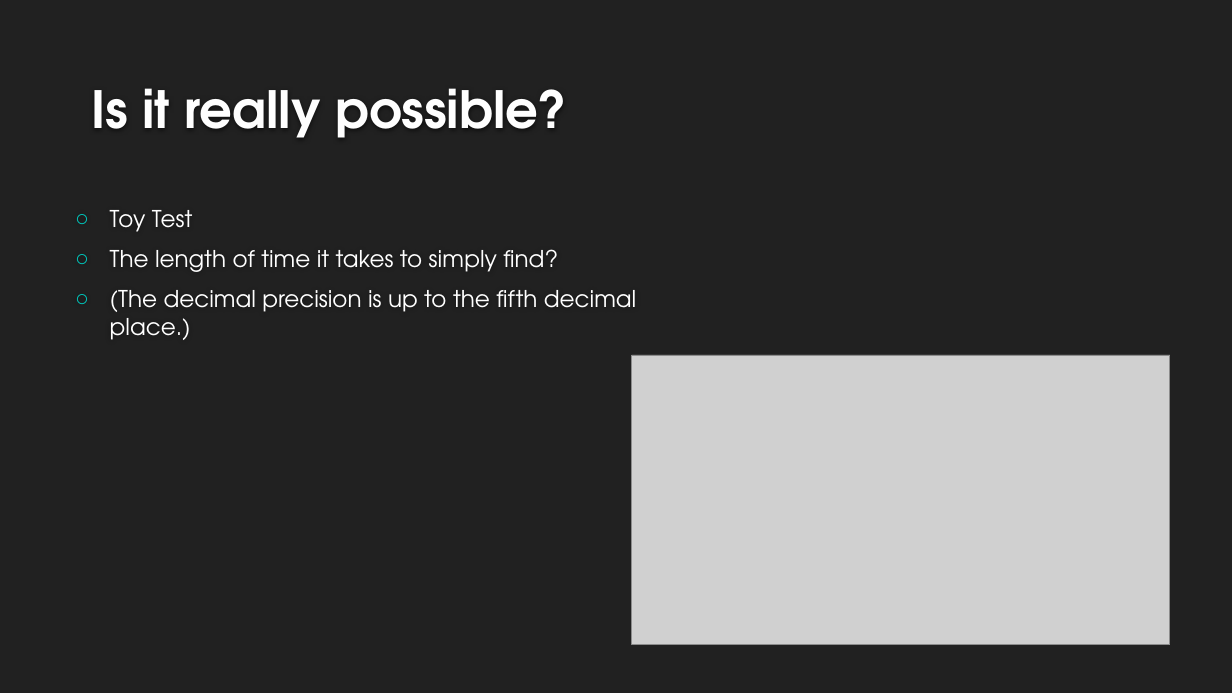
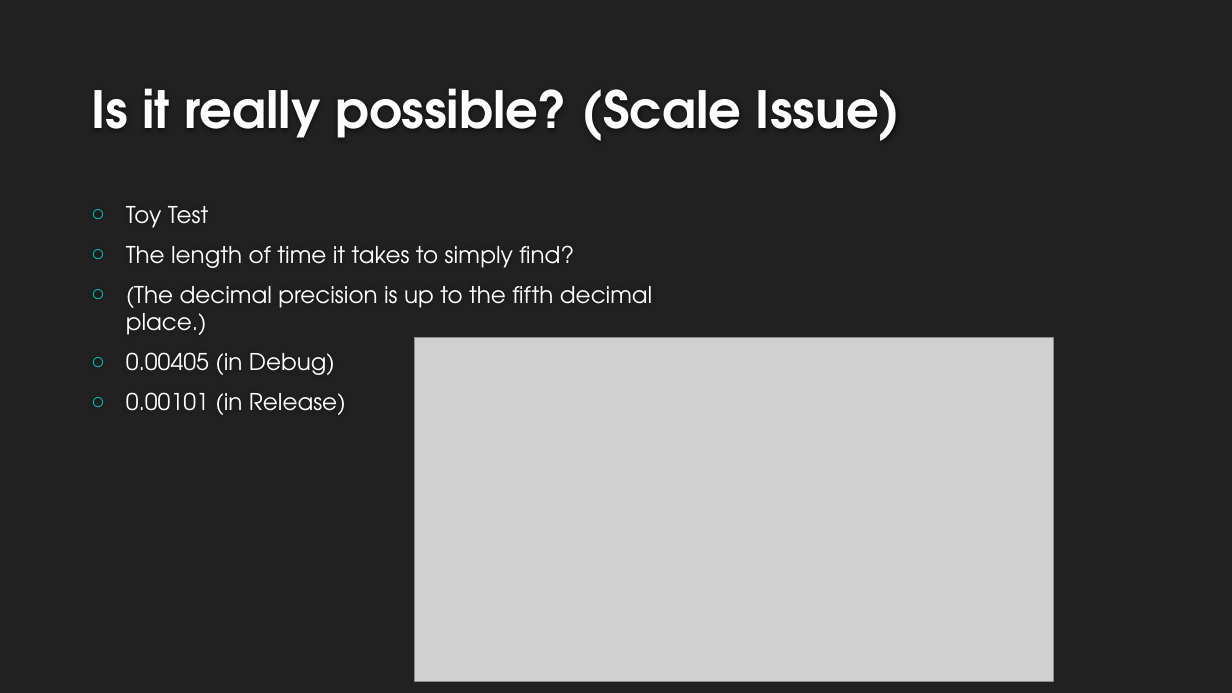
Before and after one commit to makerdark98/swprogramming, a slide deck: slide 9 of SW presentation.pptx. Drawn at 1232x693 pixels with LibreOffice and Linux fonts; fonts in the diff are those of the drawing; grey boxes stand for pictures; background and template pictures are left out. Boxes give left, top, right and bottom in pixels: in the first picture for what was removed or moved away, otherwise in the second. Text is boxed around its words. In the diff, an @@ line names an element or a change of style, - is before the commit and + after.

```diff
--- a/SW presentation.pptx
+++ b/SW presentation.pptx
@@ title at box(91, 88, 901, 141): text changed @@
-Is it really possible?
+Is it really possible? (Scale Issue)
@@ text "Toy Test": place and size @@
-text "Toy Test" at box(110, 210, 636, 340)
+text "Toy Test" at box(126, 206, 652, 415)
@@ text at box(126, 352, 346, 415): paragraphs added @@
+○ 0.00405 (in Debug)
+○ 0.00101 (in Release)
@@ picture: place and size @@
-picture at box(632, 355, 1170, 645)
+picture at box(415, 337, 1054, 681)
```
Also in this commit, not shown: 4 other slides changed, 2 slides added, 1 other file.
